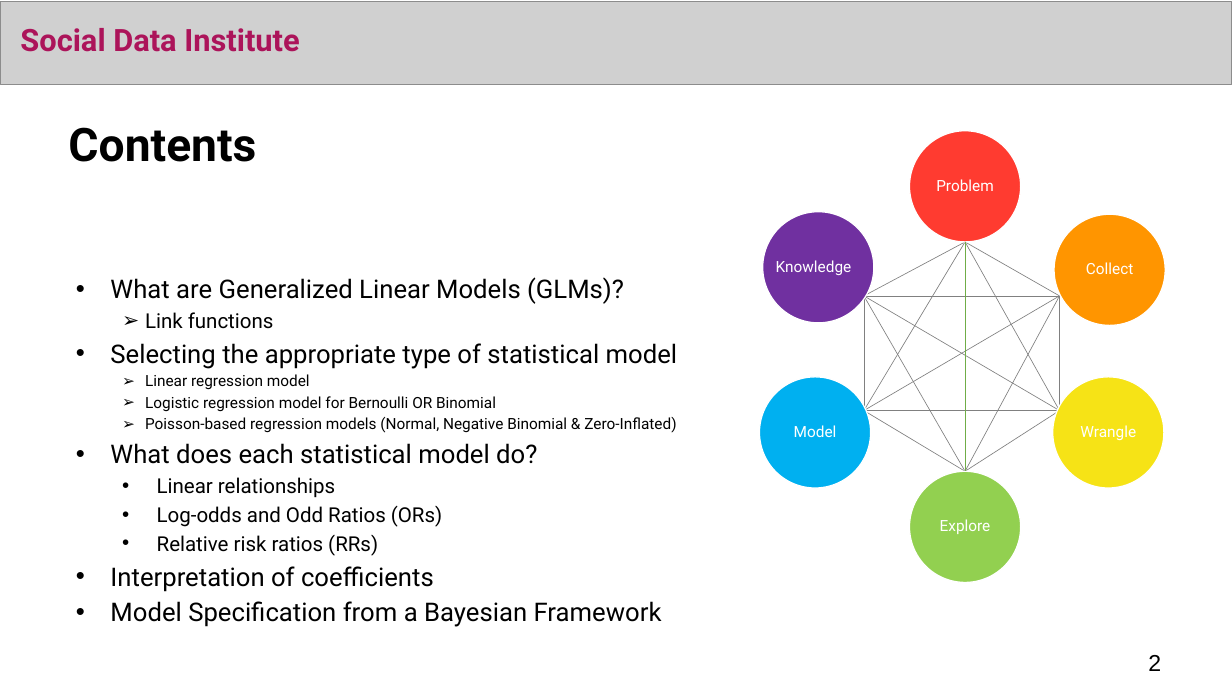
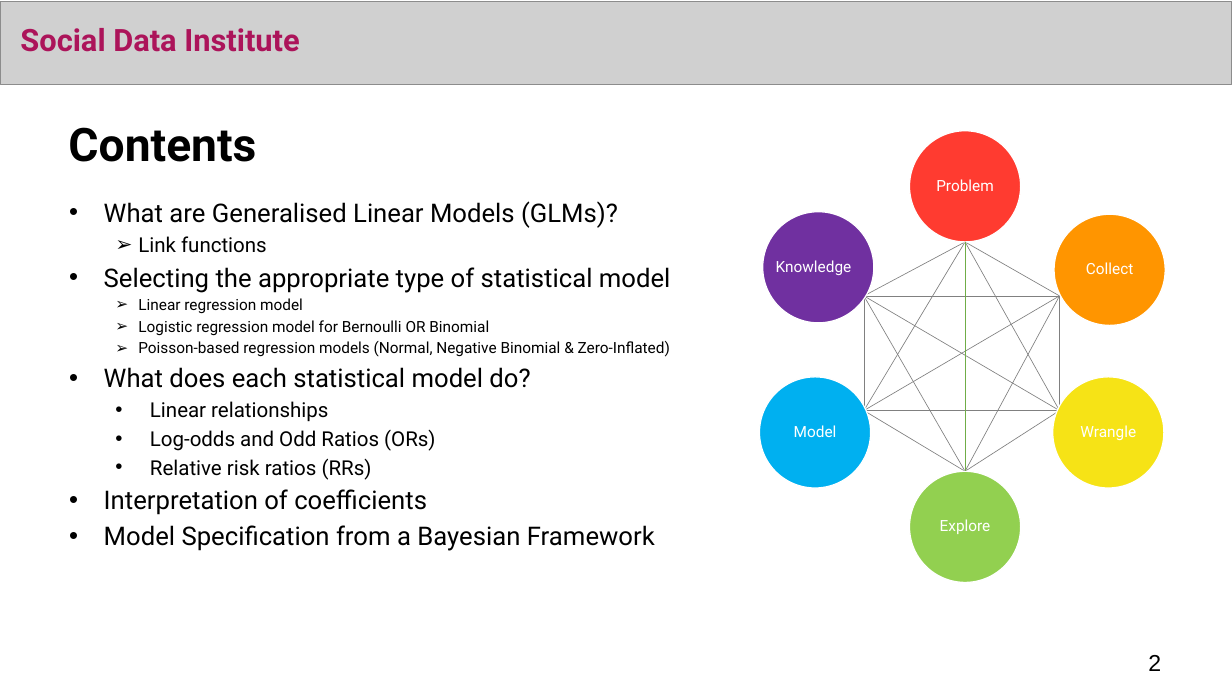
Before and after one commit to UCLPG-MSC-SGDS/UCL-SODA-CPD-RStan, a slide deck: slide 2 of Archived/2022_23/Day 2 Lecture - Bayesian Generalised Linear Regression Models.pptx. Drawn at 1232x693 pixels with LibreOffice and Linux fonts; fonts in the diff are those of the drawing; grey boxes stand for pictures. Boxes give left, top, right and bottom in pixels: in the first picture for what was removed or moved away, otherwise in the second. Text is boxed around its words. In the diff, an @@ line names an element or a change of style, - is before the commit and + after.

```diff
--- a/Archived/2022_23/Day 2 Lecture - Bayesian Generalised Linear Regression Models.pptx
+++ b/Archived/2022_23/Day 2 Lecture - Bayesian Generalised Linear Regression Models.pptx
@@ text "What are Generalised Linear Models ...": place and size @@
-text "What are Generalised Linear Models ..." at bbox=[110, 277, 678, 627]
+text "What are Generalised Linear Models ..." at bbox=[104, 201, 671, 551]
@@ text at bbox=[104, 201, 618, 228]: text changed @@
-• What are Generalized Linear Models (GLMs)?
+• What are Generalised Linear Models (GLMs)?
```
Also in this commit, not shown: 12 other slides changed, 2 slides added, 1 slide removed, 33 other files.
